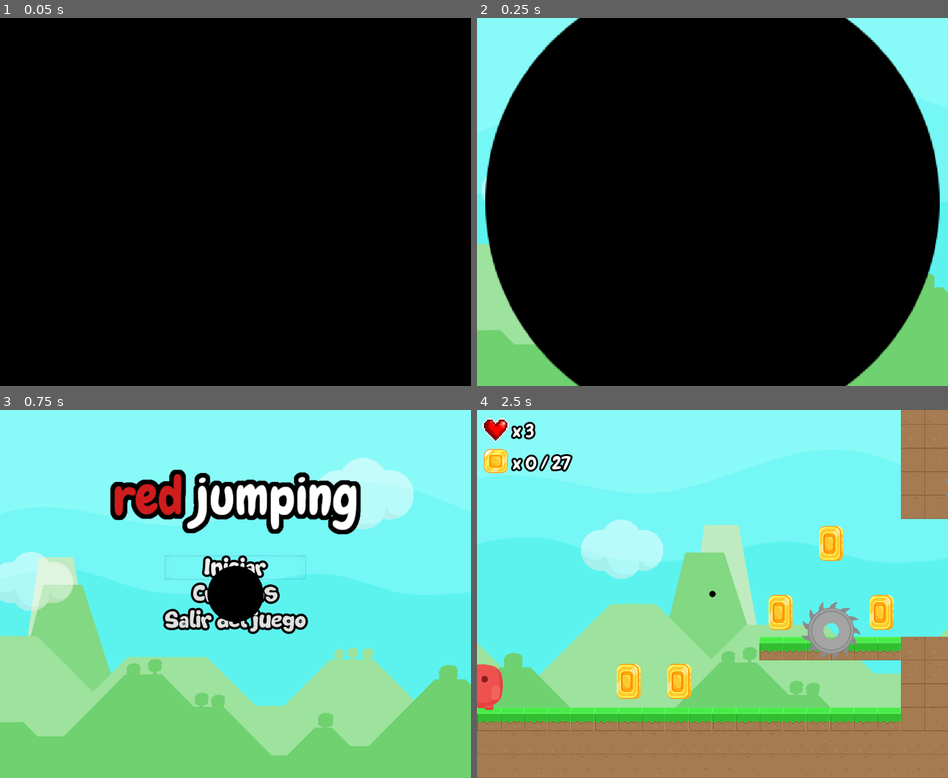
Above: before the commit, frames 1-4 (two rows, left to right).
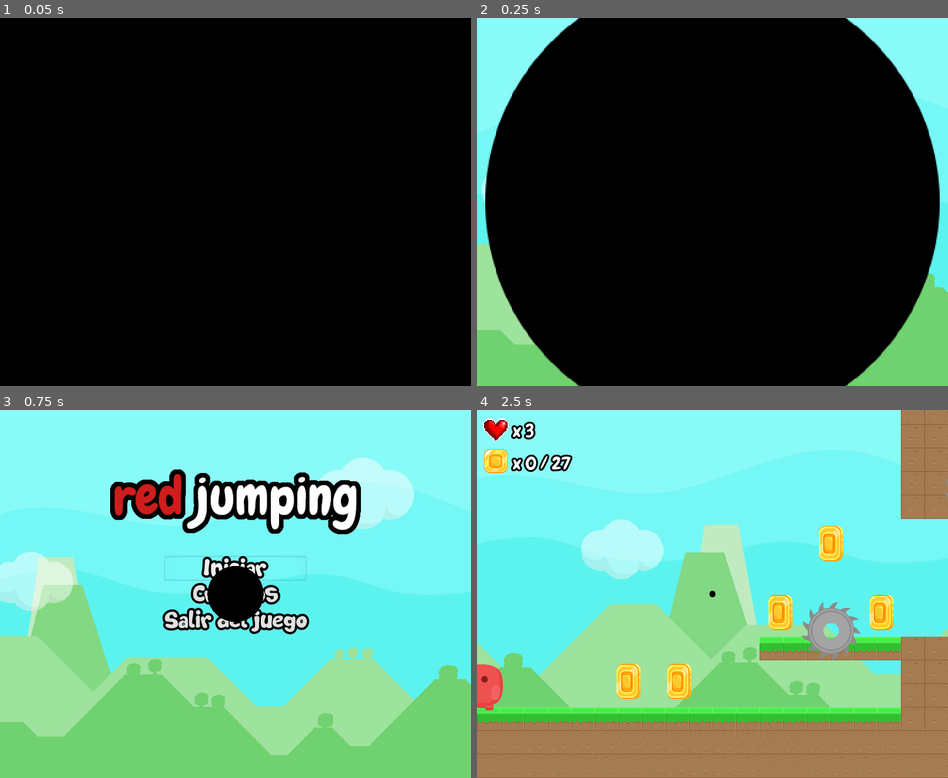
Above: after the commit, the same moments.

Repository: DavidRoberto02/Red-Jumping
Game: Godot game, scene res://recursos/niveles/MenuPrincipal.tscn
Same seed, same stepped clock (60 frames per second), same inputs: the game is played once before the commit and once after it. The project has no main scene, so this scene is started directly.
Inputs:
- Up to frame 1 (0.05 s): no input
- Up to frame 2 (0.25 s): no input
- Up to frame 3 (0.75 s): click "Iniciar" at 0.5 s
- Up to frame 4 (2.5 s): click "Iniciar" at 1.25 s; hold A (tecla_a) from 2.03 s (still down)

Frame 1 is identical in both runs. In frame 2, 0.3% of the frame differs, in the area x 0-100%, y 0-100%; in frame 3, 1.4%, in the area x 0-100%, y 13-94%; in frame 4, 1.2%.

Commit message:
[NUEVO]: Configuraciones del proyecto (Aspect ratio).

Diff:
--- a/project.godot
+++ b/project.godot
@@ -20,6 +20,13 @@
 [display]
 
 window/size/height=800
+window/size/resizable=false
+window/stretch/mode="2d"
+window/stretch/aspect="keep"
+
+[global]
+
+resiz=false
 
 [input]
 
